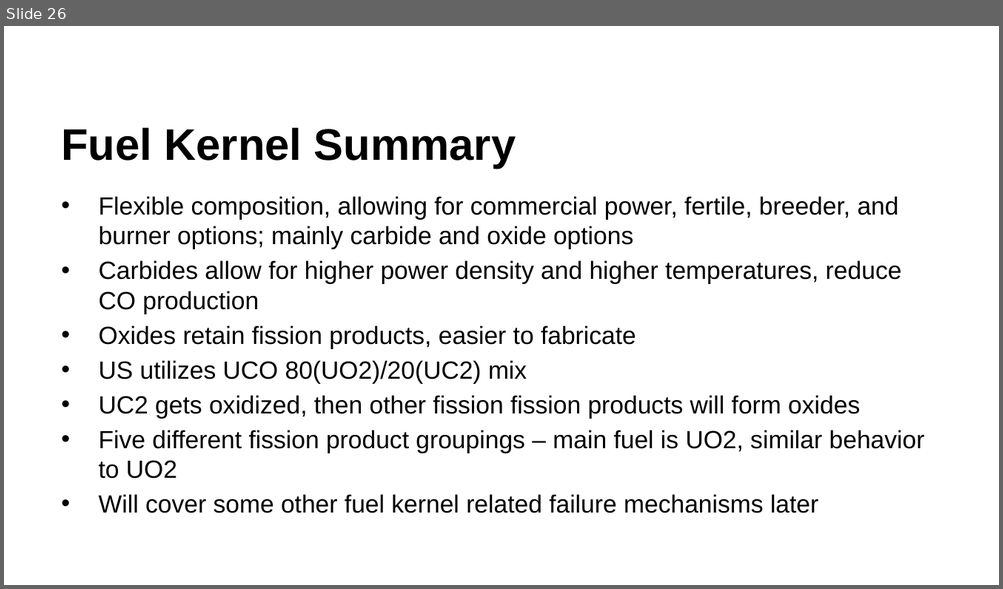
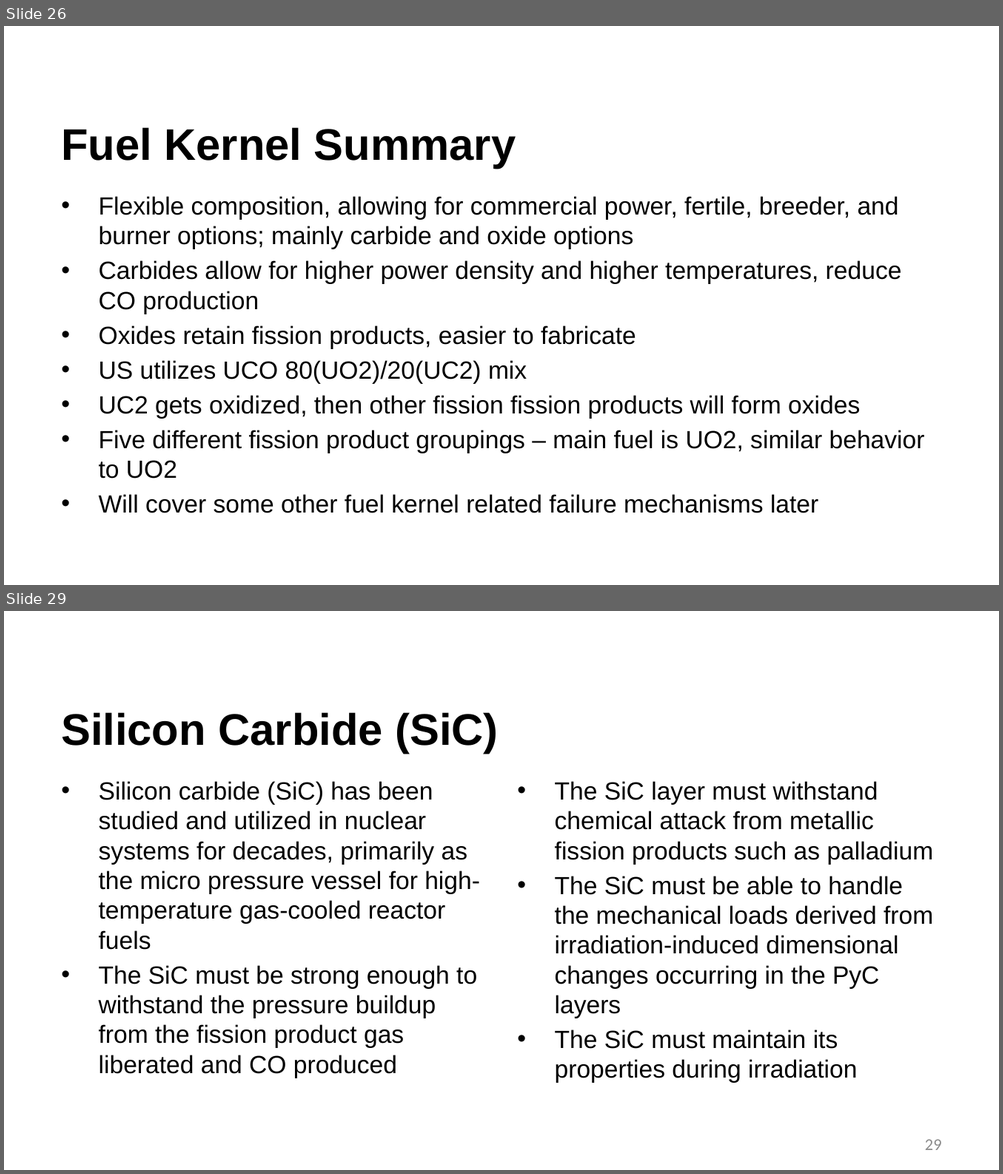
Before and after one commit to benbeeler/TEACHING, a slide deck: Advanced Reactor Materials/Fall2026/Lec3_TRISO.pptx. Shown one above the other, each under a label of ours: slide 26 before the commit, slides 26 and 29 after it; the slides between them are not shown. The pictures are 1003x589 and 1003x1174 pixels, drawn with LibreOffice and Linux fonts; fonts in the diff are those of the drawing; background and template pictures are left out. Boxes give left, top, right and bottom in pixels: in the first picture for what was removed or moved away, otherwise in the second. Text is boxed around its words. In the diff, an @@ line names an element or a change of style, - is before the commit and + after.

```diff
--- a/Advanced Reactor Materials/Fall2026/Lec3_TRISO.pptx
+++ b/Advanced Reactor Materials/Fall2026/Lec3_TRISO.pptx
@@ slide 29 added at [4, 611, 999, 1170], background #FFFFFF @@
@@ title added at [61, 712, 498, 754], 42.7 pt, text #000000, bold @@
+Silicon Carbide (SiC)
@@ text added at [99, 781, 480, 1079], 24 pt, text #000000 @@
+• Silicon carbide (SiC) has been studied and utilized in nuclear systems for decades, primarily as the micro pressure vessel for high-temperature gas-cooled reactor fuels
+• The SiC must be strong enough to withstand the pressure buildup from the fission product gas liberated and CO produced
@@ text added at [555, 781, 933, 1083], 24 pt, text #000000 @@
+• The SiC layer must withstand chemical attack from metallic fission products such as palladium
+• The SiC must be able to handle the mechanical loads derived from irradiation-induced dimensional changes occurring in the PyC layers
+• The SiC must maintain its properties during irradiation
@@ page number added at [925, 1139, 942, 1150], 16 pt, text #8C8C8C @@
+29
```
Also in this commit, not shown: 4 slides changed, 6 other slides added, 4 other files.
